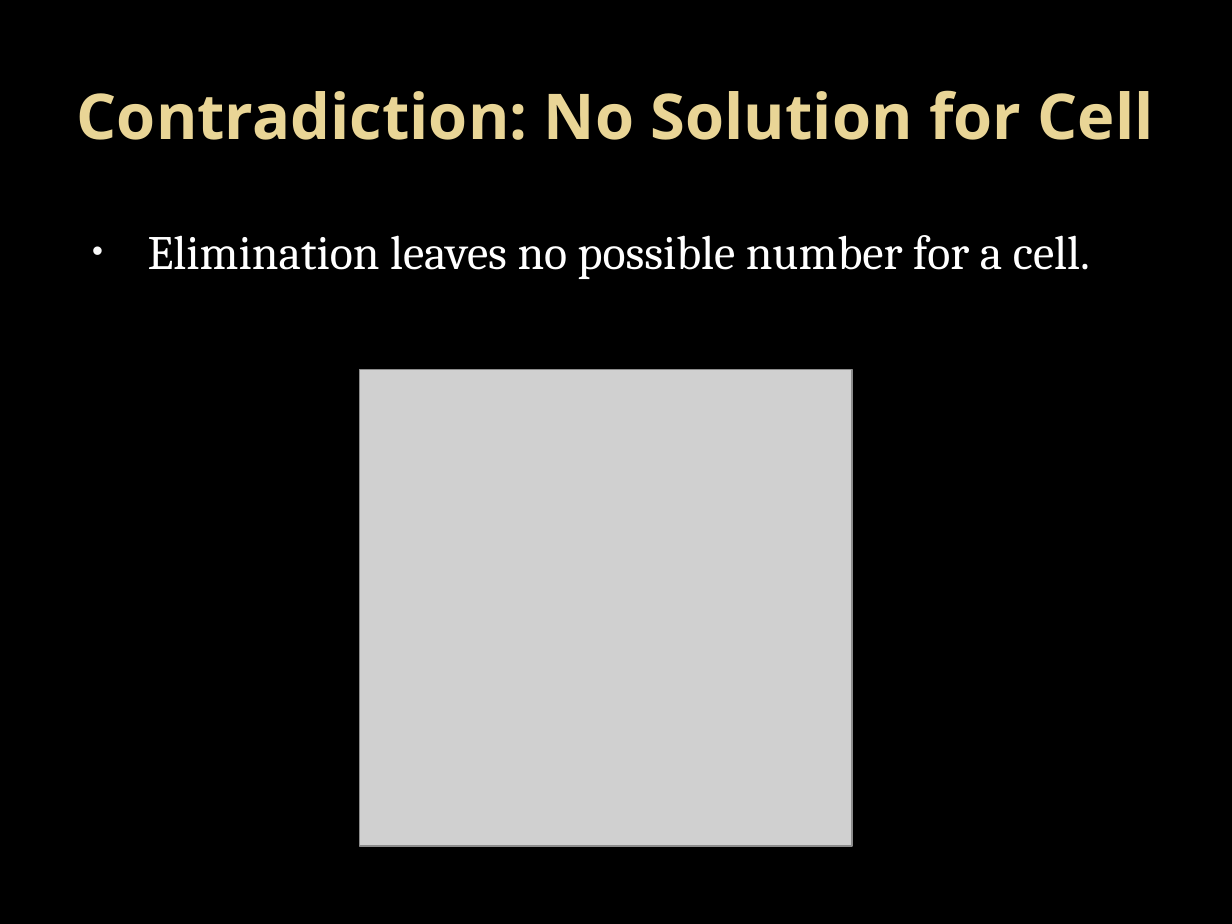
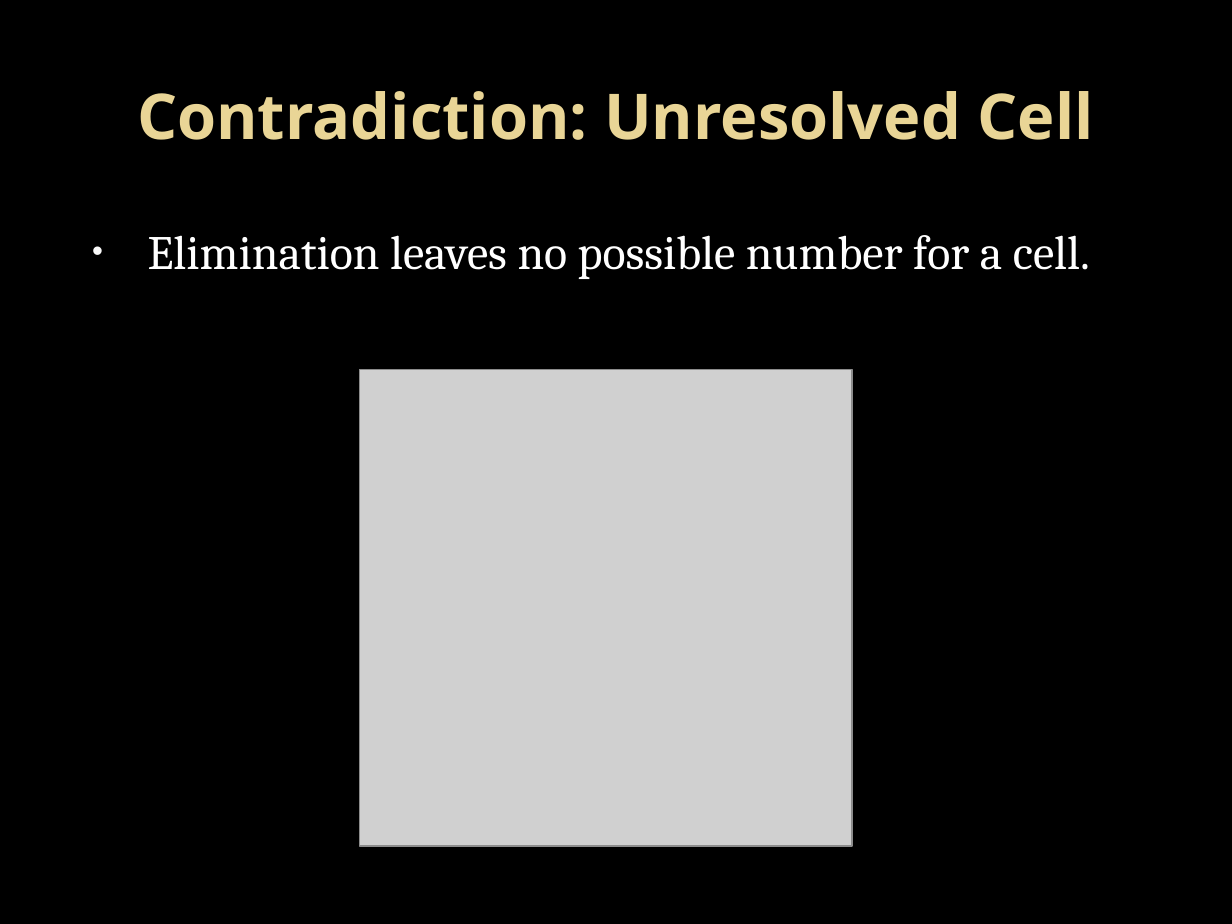
Before and after one commit to Bram28/LEGUP, a slide deck: slide 13 of misc/Rules/Skyscrapers.pptx (slide 9 before the commit). Drawn at 1232x924 pixels with LibreOffice and Linux fonts; fonts in the diff are those of the drawing; grey boxes stand for pictures; background and template pictures are left out. Boxes give left, top, right and bottom in pixels: in the first picture for what was removed or moved away, otherwise in the second. Text is boxed around its words. In the diff, an @@ line names an element or a change of style, - is before the commit and + after.

```diff
--- a/misc/Rules/Skyscrapers.pptx
+++ b/misc/Rules/Skyscrapers.pptx
@@ title at [137, 91, 1094, 140]: text changed @@
-Contradiction: No Solution for Cell
+Contradiction: Unresolved Cell
```
Also in this commit, not shown: 8 other slides changed, 6 slides added, 2 slides removed, 4 other files.
